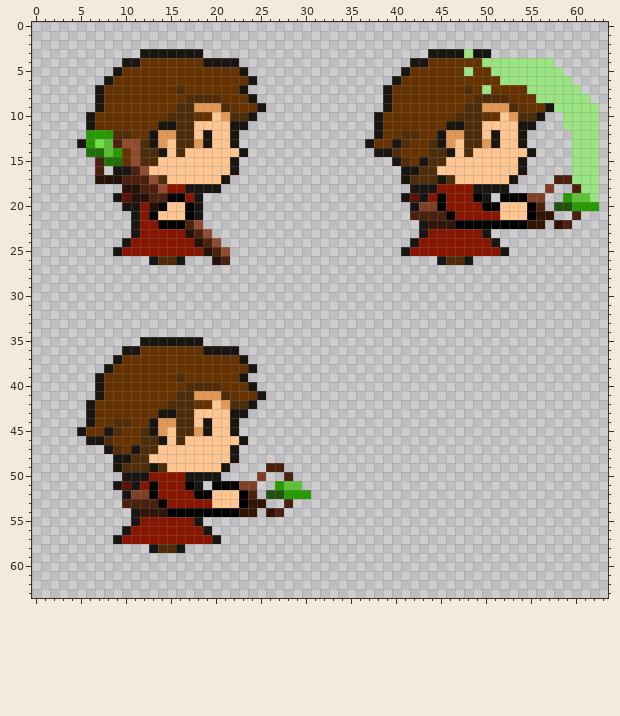
One commit to this pixel-art sprite: Assets Videojuego/Sprites/Personajes/Protagonista/Right/Attack/Close Attack/Green/Derecha prota attack verde.png. That is the earlier state.
The file is 64x64 pixels.
Once edited:
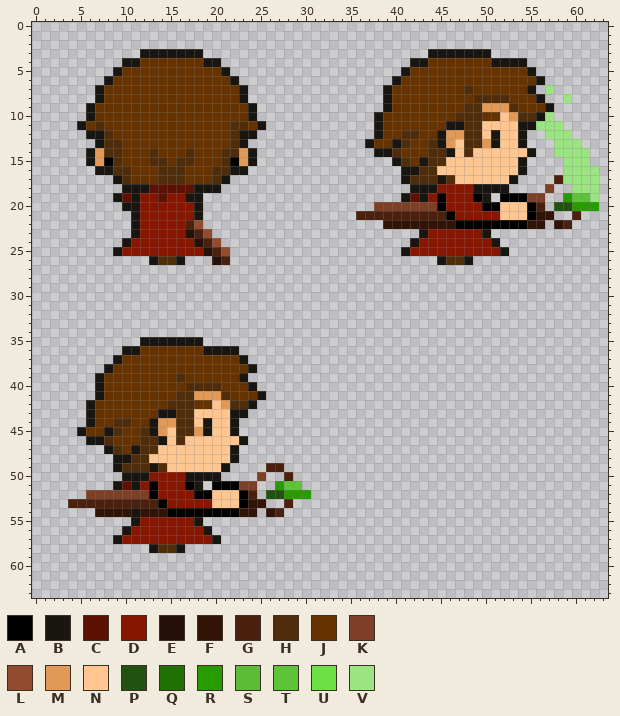
Palette (. is transparent): A #000000  B #191612  C #5b1103  D #881500  E #261108  F #321407  G #4c200e  H #502d0a  J #663300  K #7d4027  L #914c30  M #e29856  N #ffc692  P #225211  Q #1f7103  R #289b00  S #5abc37  T #5dc43a  U #6de045  V #9ae481
Difference:
@@ x 0..63 @@
  2 ................................................................
- 3 ............BBBBBBB.........................BBBBVBB.............
- 4 ..........BBJJJJJJJBBBB...................BBJJJJJJVVVVVVVV......
- 5 .........BJJJJJJJJJJJJJB.................BJJJJJJVJJVVVVVVVV.....
- 6 ........BJJJJJJJJJJJJJJJB...............BJJJJJJJJJJJVVVVVVVV....
- 7 .......BJJJJJJJJHJJJJJJB...............BJJJJJJJJHJVJJJJVVVVVV...
- 8 .......BJJJJJJJJJHHHHJJJB..............BJJJJJJJJJHHHHJJJVVVVVV..
- 9 .......BJJJJJJJJHHMMMHJJJB.............BJJJJJJJJHHMMMHJJJBVVVVV.
-10 ......BJJJJJJJJHHHJJNMHHB.............BJJJJJJJJHHHJJNMHHB..VVVV.
-11 ......BJJJJJJJBBHHNNNNBB..............BJJJJJJJBBHHNNNNBB...VVVV.
-12 ......RRRHHJJBMMHHNBNNB...............BJJHHJJBMMHHNBNNB.....VVV.
-13 .....BRUSGLLHBMNHHMBNNB..............BJJBHJJHBMNHHMBNNB.....VVV.
-14 ......QQSRJLHHBNHNNNNNNB..............BBHJJJHHBNHNNNNNNB....VVV.
-15 .......GQQJLHHNNNNNNNNB.................BHJBHHNNNNNNNNB.....VVV.
-16 .......G.BBGLNNNNNNNNNB..................BBHHNNNNNNNNNB.....VVV.
-17 .......EEEGGGLHNNNNNNB...................BHHHBHNNNNNNB....GGVVV.
-18 ..........EEGGLDDBBBB.....................BBBDDDDBBBB....K..GVV.
-19 .........BCEEGGAADB......................BCBDADDDAB.AAAKK..RTTV.
-20 ..........BBDEANNAB.......................BKKADDDDAANNNAG.PPRRR.
-21 ...........BDANNNAB.......................GGGGADDDDDNNNAFF..G...
-22 ...........BDDAAAGL........................BFFFAAAAAAAAFF.FG....
+ 3 ............BBBBBBB.........................BBBBBBB.............
+ 4 ..........BBJJJJJJJBB.....................BBJJJJJJJBBBB.........
+ 5 .........BJJJJJJJJJJJB...................BJJJJJJJJJJJJJB........
+ 6 ........BJJJJJJJJJJJJJB.................BJJJJJJJJJJJJJJJB.......
+ 7 .......BJJJJJJJJJJJJJJJB...............BJJJJJJJJHJJJJJJB.V......
+ 8 .......BJJJJJJJJJJJJJJJB...............BJJJJJJJJJHHHHJJJB..V....
+ 9 ......BJJJJJJJJJJJJJJJJJB..............BJJJJJJJJHHMMMHJJJB......
+10 ......BJJJJJJJJJJJJJJJJJB.............BJJJJJJJJHHHJJNMHHBV......
+11 .....BJHJJJJJJJJJJJJJJHHJB............BJJJJJJJBBHHNNNNBBVVV.....
+12 ......BBHJJJJJJJJJJJJJHBB.............BJJHHJJBMMHHNBNNB..VVV....
+13 .......BHHJJJJJJJJJJJJHB.............BJJBHJJHBMNHHMBNNB...VVV...
+14 ......BMHHJJJHJJJHJJJHHMB.............BBHJJJHHBNHNNNNNNB..VVVV..
+15 ......BMAHJJJHHJHHJJJHAMB...............BHJBHHNNNNNNNNB....VVV..
+16 .......BBHHJJJHHHJJJHHBB.................BBHHNNNNNNNNNB....VVVV.
+17 .........BHJJJHHHJJJHB...................BHHHBHNNNNNNB....GVVVV.
+18 ..........BBBCCCCCBBB.....................BBBDDDDBBBB....K..VVV.
+19 .........BCBDDCDDBB......................BCBDADDDAB.AAAKK..RTTV.
+20 ..........BBDDDDDDB...................KKKKKKKADDDDAANNNAG.PPRRR.
+21 ...........BDDDDDDB.................GGGGGGGGGGADDDDDNNNAFF..G...
+22 ...........BDDDDDGL....................FFFFFFFFAAAAAAAAFF.FG....
 23 ...........BDDDDDEGL.......................BDDDDDDB.............
@@ x 2..12 @@
 51 .......BCBD
-52 ........BKK
-53 ........GGG
-54 .........BF
+52 ....KKKKKKK
+53 ..GGGGGGGGG
+54 .....FFFFBF
 55 .........BD
Where, in picture pixels (left, top, right, bottom), the same in both pictures:
changed: (464, 49, 599, 193)
changed: (77, 58, 266, 229)
changed: (356, 202, 428, 229)
changed: (68, 490, 131, 517)
